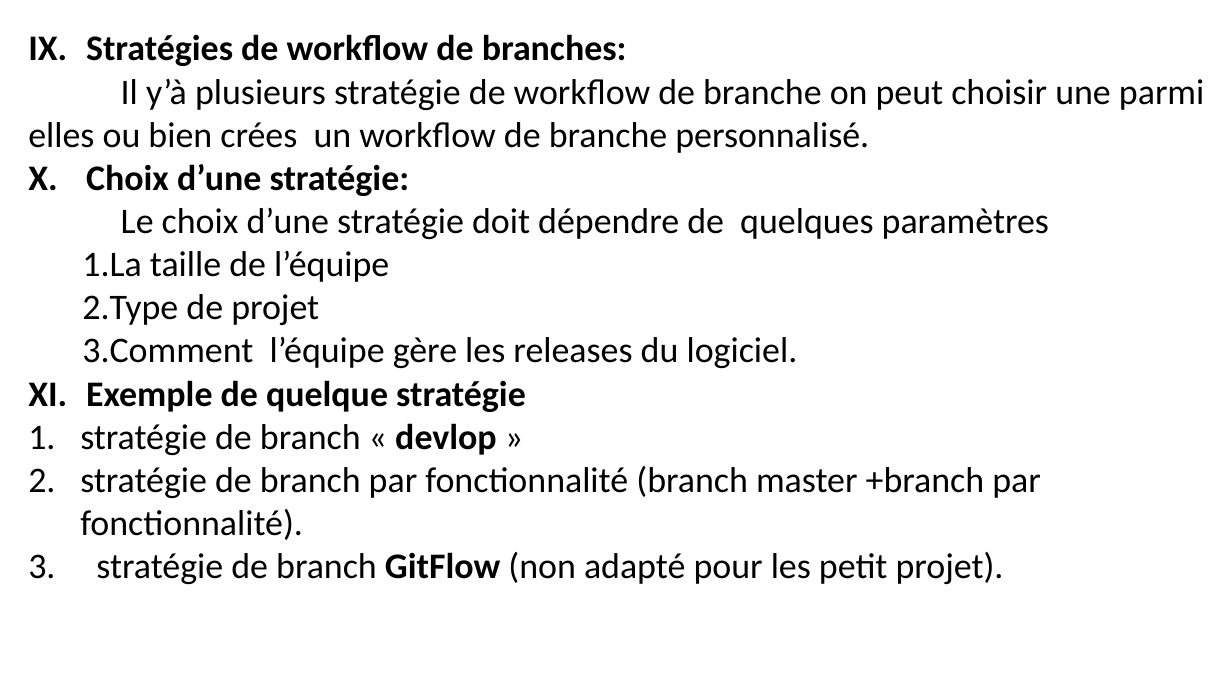
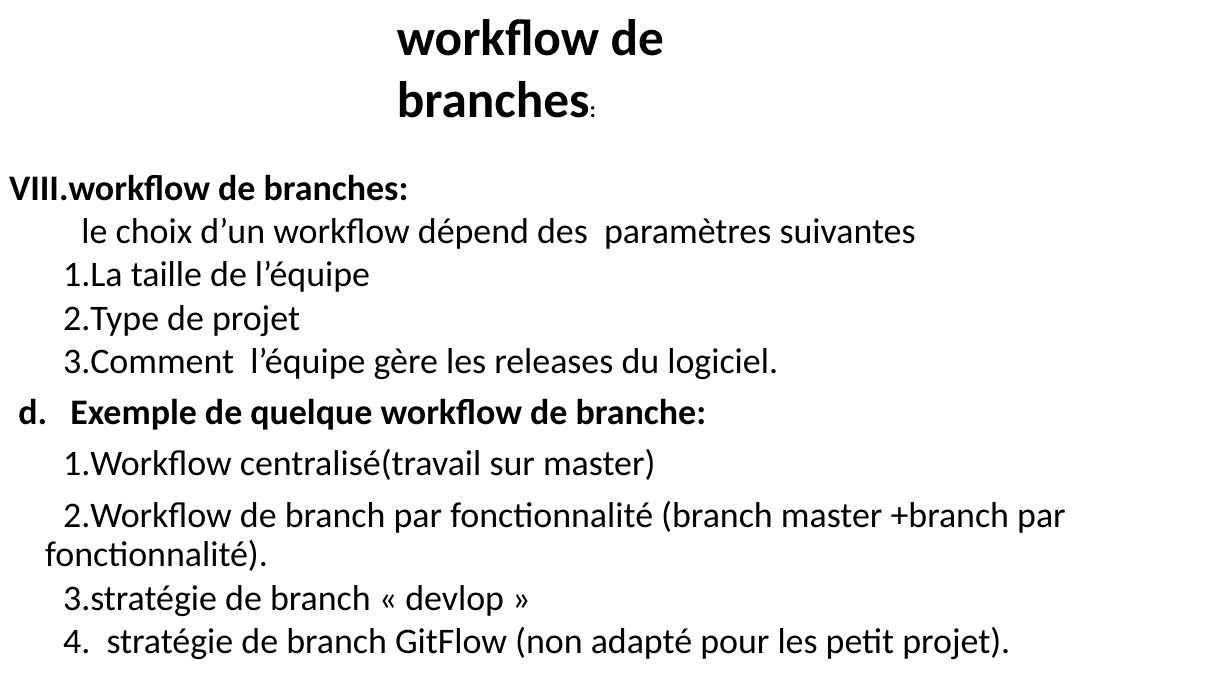
Before and after one commit to belakebiboussad/form, a slide deck: slide 15 of Formation Git.pptx (slide 12 before the commit). Drawn at 1232x693 pixels with LibreOffice and Linux fonts; fonts in the diff are those of the drawing. Boxes give left, top, right and bottom in pixels: in the first picture for what was removed or moved away, otherwise in the second. Text is boxed around its words. In the diff, an @@ line names an element or a change of style, - is before the commit and + after.

```diff
--- a/Formation Git.pptx
+++ b/Formation Git.pptx
@@ text added at (397, 19, 664, 118), 40 pt, text #000000, bold @@
+workflow de branches:
@@ text "workflow de branches:": place and size @@
-text "workflow de branches:" at (28, 34, 1204, 584)
+text "workflow de branches:" at (9, 174, 1066, 659)
@@ text at (9, 174, 916, 249): text changed @@
-IX. Stratégies de workflow de branches:
-Il y’à plusieurs stratégie de workflow de branche on peut choisir une parmi elles ou bien crées un workflow de branche personnalisé.
-X. Choix d’une stratégie:
-Le choix d’une stratégie doit dépendre de quelques paramètres
+VIII. workflow de branches:
+le choix d’un workflow dépend des paramètres suivantes
@@ text at (63, 261, 1010, 659): bold off in "devlop", "GitFlow"; indent changed @@
@@ text at (45, 398, 1066, 571): text changed; bold off @@
-IV. Exemple de quelque stratégie
+d. Exemple de quelque workflow de branche:
+5. Workflow centralisé(travail sur master)
+6. Workflow de branch par fonctionnalité (branch master +branch par fonctionnalité).
@@ text at (80, 466, 1041, 540): paragraph removed @@
-6. stratégie de branch par fonctionnalité (branch master +branch par fonctionnalité).
```
Also in this commit, not shown: 17 other slides changed, 3 slides added, 2 other files.
